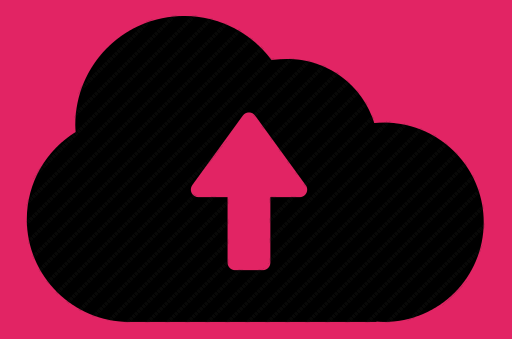
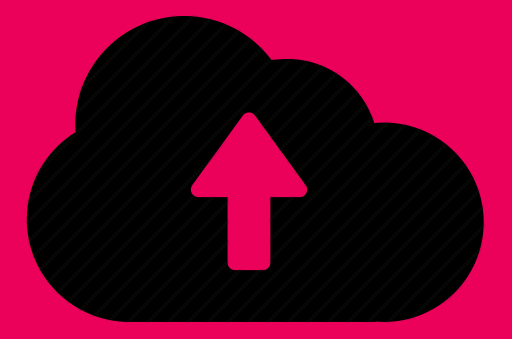
Two versions of the same layered image (512x339). Layer-by-layer changes:
pixels changed over [0, 0, 512, 339] (layer not identified)
